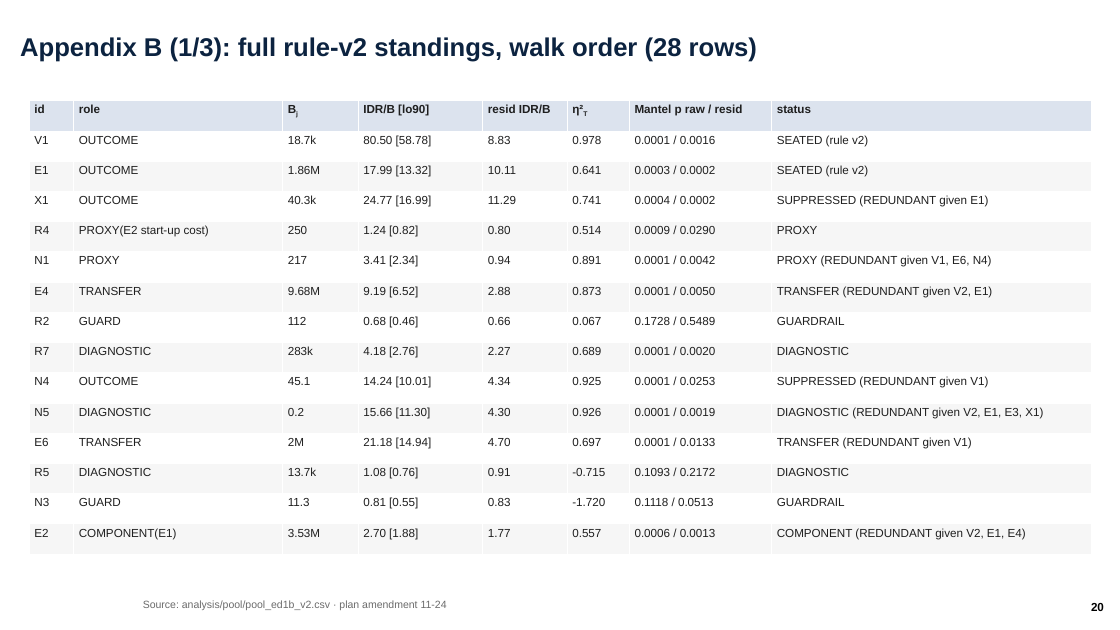
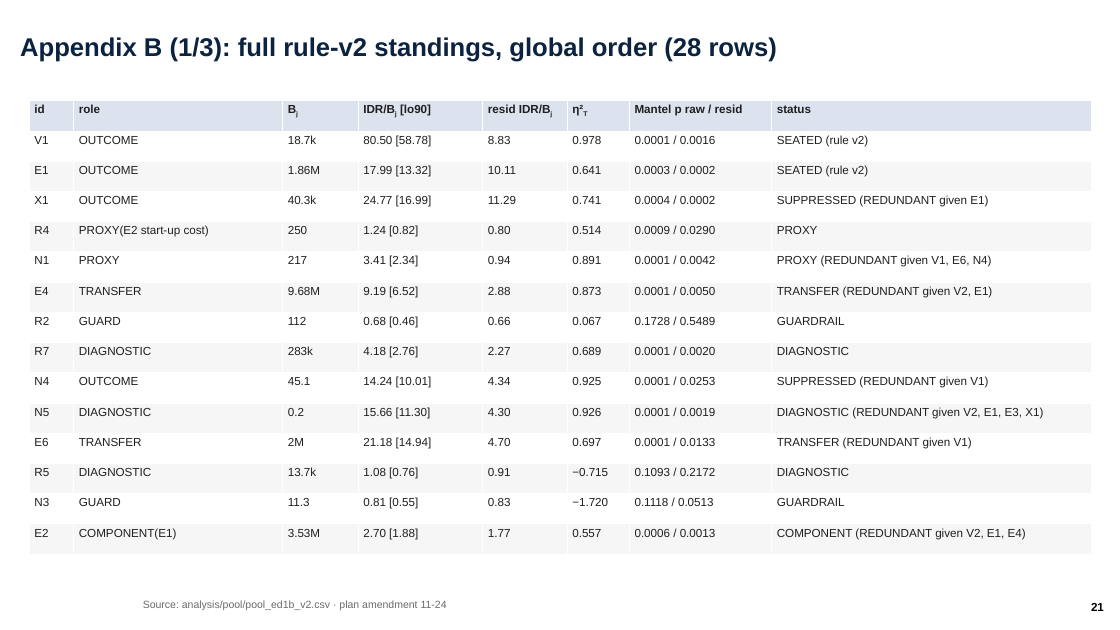
Before and after one commit to ylu283/RTS-GMLC, a slide deck: slide 21 of trial_0826/ercot/analysis/pi_overnight_1124/ercot_overnight.pptx (slide 20 before the commit). Drawn at 1120x630 pixels with LibreOffice and Linux fonts; fonts in the diff are those of the drawing; background and template pictures are left out. Boxes give left, top, right and bottom in pixels: in the first picture for what was removed or moved away, otherwise in the second. Text is boxed around its words. In the diff, an @@ line names an element or a change of style, - is before the commit and + after.

```diff
--- a/trial_0826/ercot/analysis/pi_overnight_1124/ercot_overnight.pptx
+++ b/trial_0826/ercot/analysis/pi_overnight_1124/ercot_overnight.pptx
@@ title at bbox=[20, 37, 777, 62]: text changed @@
-Appendix B (1/3): full rule-v2 standings, walk order (28 rows)
+Appendix B (1/3): full rule-v2 standings, global order (28 rows)
@@ table at bbox=[29, 101, 1092, 555] @@
-row 1, column 4: IDR/B [lo90]
+row 1, column 4: IDR/Bj [lo90]
-row 1, column 5: resid IDR/B
+row 1, column 5: resid IDR/Bj
-row 13, column 6: -0.715
+row 13, column 6: −0.715
-row 14, column 6: -1.720
+row 14, column 6: −1.720
@@ page number at bbox=[1091, 603, 1104, 611]: text changed @@
-20
+21
```
Also in this commit, not shown: 22 other slides changed, 1 slide added, 15 other files.
